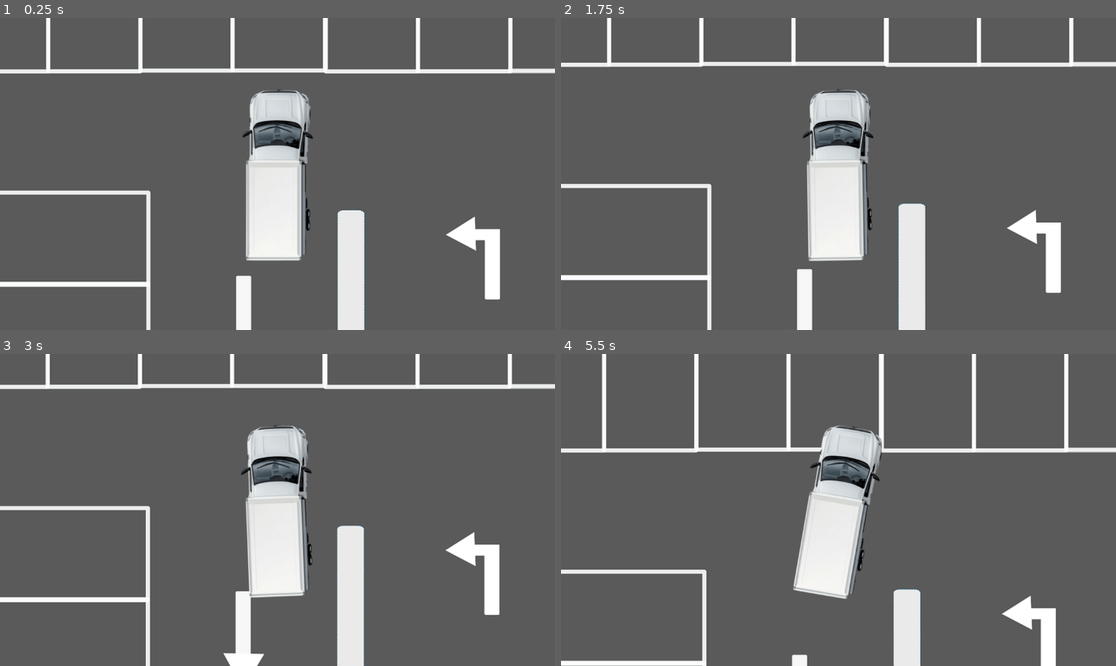
Above: before the commit, frames 1-4 (two rows, left to right).
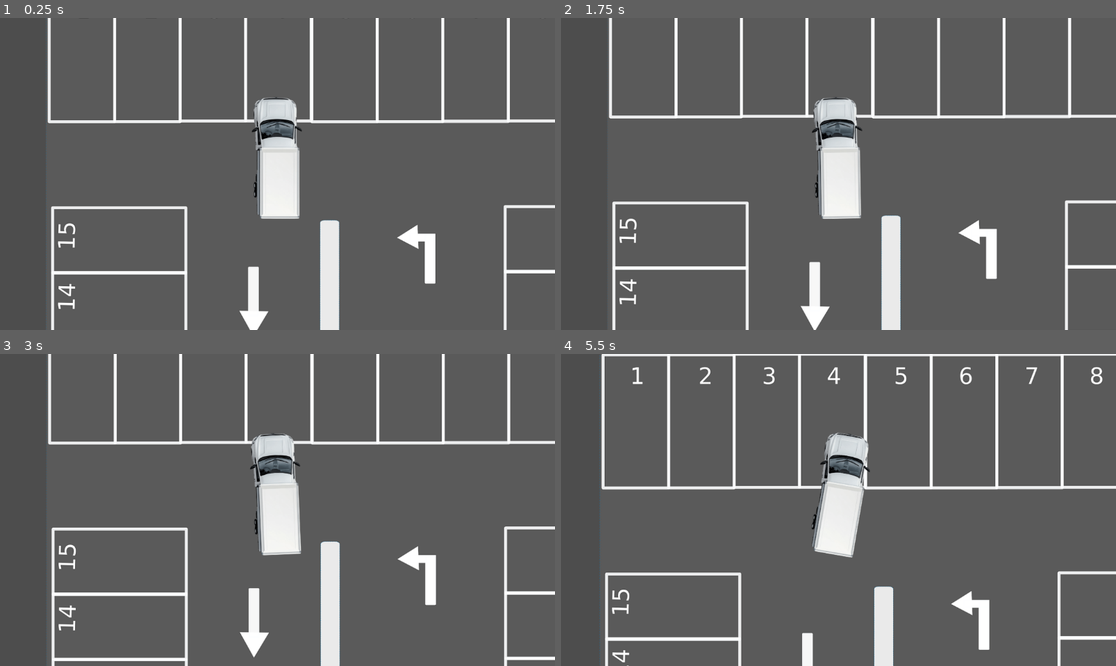
Above: after the commit, the same moments.

Repository: figonzal1/parking-mania-godot
Game: Godot game, scene res://level_1.tscn
Two runs of this game, one before a commit and one after it. Both use one fixed random seed, a clock stepped at 60 frames per second and the inputs below.
Inputs:
- Up to frame 1 (0.25 s): no input
- Up to frame 2 (1.75 s): tap Enter at 0.5 s; hold Right (ui_right) 0.53-1.28 s; tap Space at 1.25 s; hold Down (ui_down) from 1.28 s (still down)
- Up to frame 3 (3 s): release Down (ui_down) at 2.03 s; hold Right (ui_right) 2.03-2.78 s; hold Up (ui_up) from 2.78 s (still down)
- Up to frame 4 (5.5 s): release Up (ui_up) at 3.53 s; hold Left (ui_left) 3.53-5.03 s; tap Enter at 5 s; hold Down (ui_down) from 5.03 s (still down)

The runs differ from the first frame. In frame 1, 16% of the frame differs, in the area x 0-100%, y 0-100%; in frame 2, 17%; in frame 3, 17%; in frame 4, 17%.

Commit message:
corrección de angulo de giro del camion

Diff:
--- a/Truck.gd
+++ b/Truck.gd
@@ -33,6 +33,9 @@
 	# Camiones tienen más inercia y resistencia
 	linear_damp = 0.8  # Mayor resistencia al movimiento (vehículo pesado)
 	angular_damp = 3.5  # Mayor resistencia a la rotación (difícil de girar)
+
+	# Ajustar centro de masa ligeramente hacia adelante del eje trasero
+	center_of_mass = Vector2(0, 25)  # Ligeramente adelante del eje trasero (hacia el norte)
 
 func _physics_process(delta):
 	var input_accel = Input.get_action_strength("ui_up") - Input.get_action_strength("ui_down")
--- a/Truck.tscn
+++ b/Truck.tscn
@@ -4,7 +4,7 @@
 [ext_resource type="Script" uid="uid://dflowu10m56oc" path="res://Truck.gd" id="1_guhgt"]
 
 [sub_resource type="RectangleShape2D" id="RectangleShape2D_guhgt"]
-size = Vector2(356, 134)
+size = Vector2(134, 356)
 
 [node name="Truck" type="RigidBody2D"]
 mass = 1.5
@@ -14,13 +14,13 @@
 friction = 1.0
 
 [node name="Sprite2D" type="Sprite2D" parent="."]
-rotation = -1.5707964
+position = Vector2(0, -110)
 texture = ExtResource("1_6da8t")
-flip_h = true
 
 [node name="CollisionShape2D" type="CollisionShape2D" parent="."]
-position = Vector2(-2, 1)
-rotation = 1.5707964
+position = Vector2(0, -110)
 shape = SubResource("RectangleShape2D_guhgt")
 
 [node name="Camera2D" type="Camera2D" parent="."]
+position = Vector2(0, -60)
+zoom = Vector2(0.71, 0.71)
Binary file changed: img/truck.png
